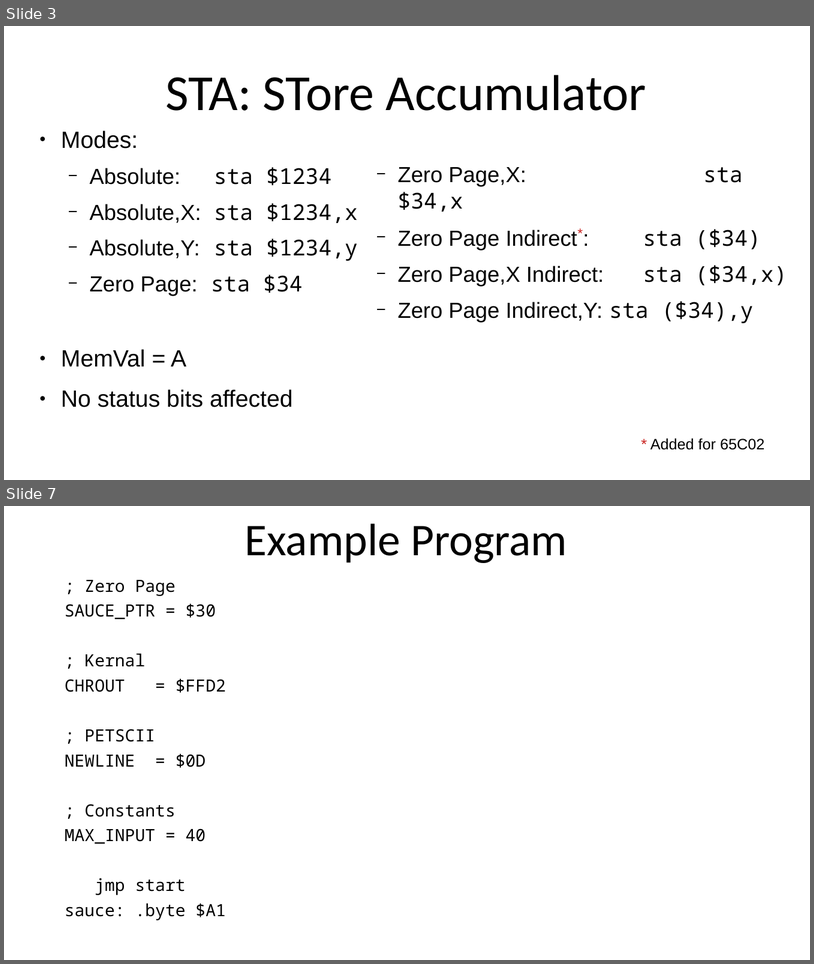
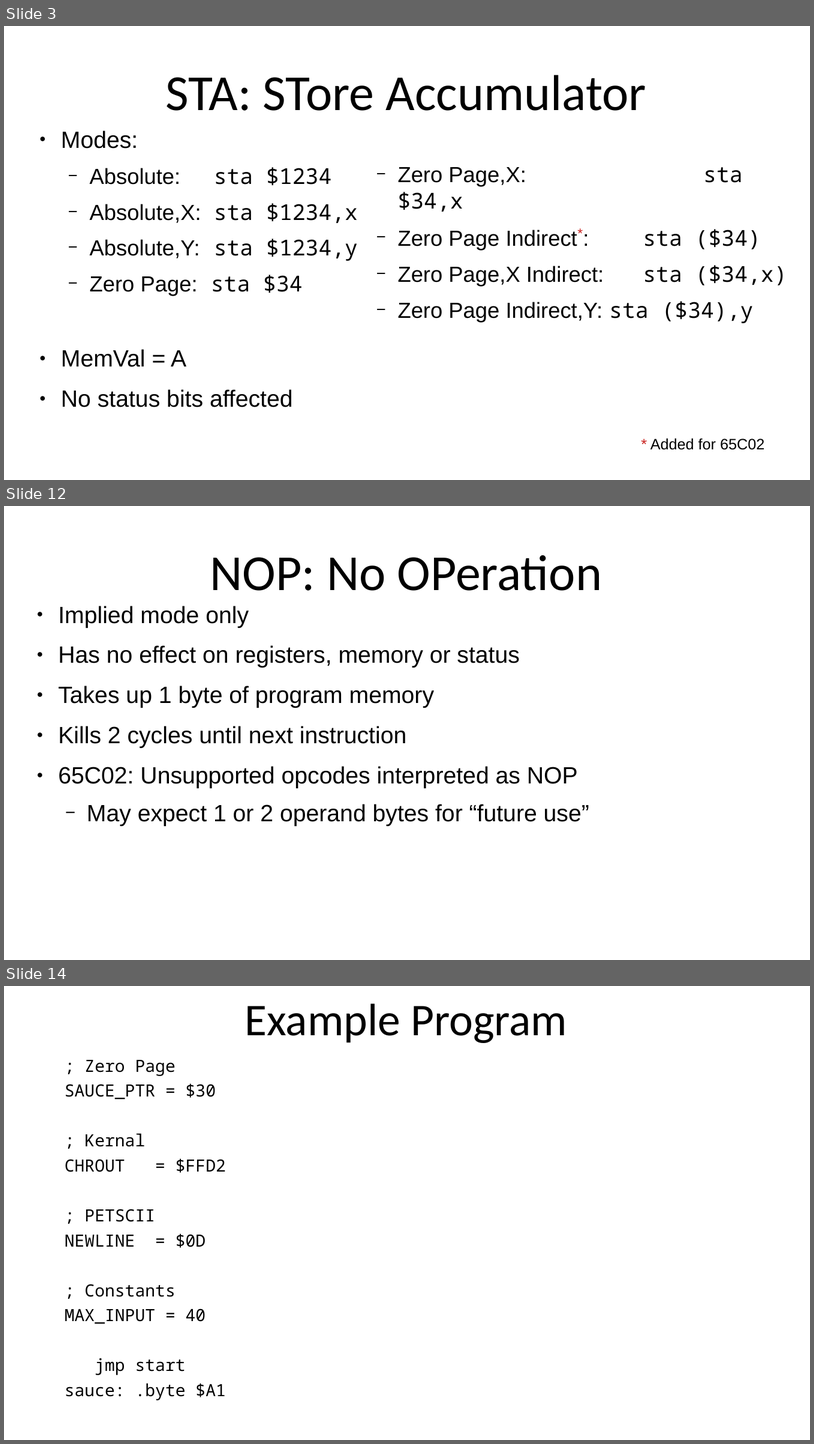
Before and after one commit to SlithyMatt/x16-assembly-tutorial, a slide deck: Lesson7/Lesson7.odp. Shown one above the other, each under a label of ours: slides 3 and 7 before the commit, slides 3, 12 and 14 after it; the slides between them are not shown. The pictures are 814x964 and 814x1444 pixels, drawn with LibreOffice and Linux fonts; fonts in the diff are those of the drawing. Boxes give left, top, right and bottom in pixels: in the first picture for what was removed or moved away, otherwise in the second. Text is boxed around its words. In the diff, an @@ line names an element or a change of style, - is before the commit and + after.

```diff
--- a/Lesson7/Lesson7.odp
+++ b/Lesson7/Lesson7.odp
@@ slide 12 added at (x1=4, y1=506, x2=810, y2=960), background #FFFFFF @@
@@ title added at (x1=210, y1=555, x2=602, y2=591), 60 pt, text #000000 @@
+NOP: No OPeration
@@ text added at (x1=58, y1=606, x2=590, y2=826), 28 pt, text #000000 @@
+● Implied mode only
+● Has no effect on registers, memory or status
+● Takes up 1 byte of program memory
+● Kills 2 cycles until next instruction
+● 65C02: Unsupported opcodes interpreted as NOP
+  − May expect 1 or 2 operand bytes for “future use”
@@ what was slide 7 is now slide 14 @@
```
Also in this commit, not shown: 2 slides changed, 7 other slides added, 1 slide removed, 1 other file.
